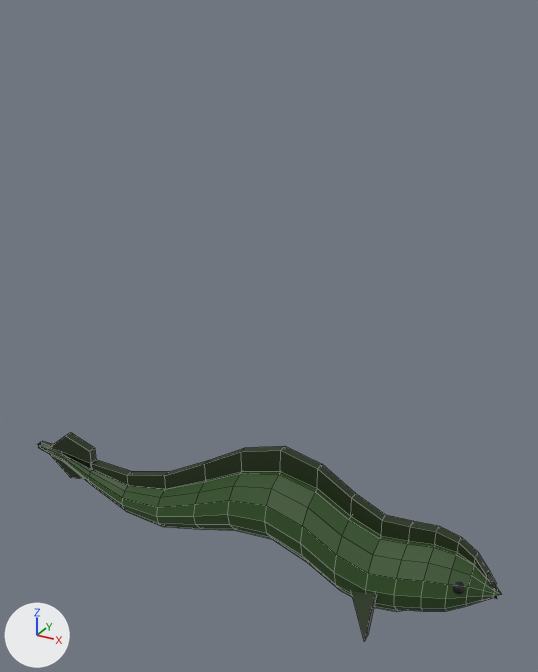
What one commit did to the FBX model exports/roblox_fbx_2026-05-15/Eel_LOD0_roblox.fbx.
Rendered twice from a 50 mm lens placed at (6.98, -6.18, 5.48), pointed at (3.49, 0.16, 2.31). The lights are fixed; the arrows at lower left show +X, +Y and +Z. The older version comes first. Mesh edges are drawn as thin lines on the coarser meshes. Where no turn or scale is listed for an object, it has been applied to the vertices. Vertices at exactly the same position are counted once.

The first picture shows 'Eel_BodyMat_body', 'Eel_FinMat_dorsalFin', 'Eel_FinMat_tailFin' and 3 more.
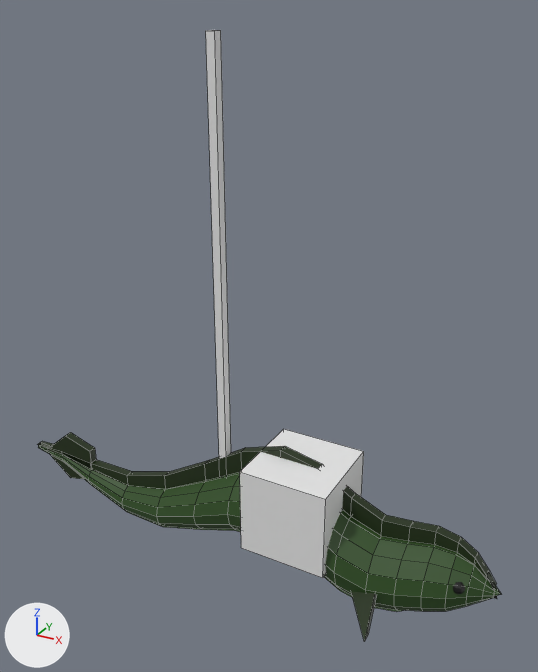
Pixel boxes [x1, y1, x2, y2] of what changed, in the pictures (538 x 672 px):
'1_Stud_Cube', shown: after [240, 429, 364, 578]
'5.3_Stud_Height_Ruler', shown: after [206, 30, 231, 477]

The change, as a diff of the scene's bpy script:
```diff
--- a/exports/roblox_fbx_2026-05-15/Eel_LOD0_roblox.fbx.py
+++ b/exports/roblox_fbx_2026-05-15/Eel_LOD0_roblox.fbx.py
@@ me_1_stud_cube @@
 # used by ob_1_stud_cube; location = (0.0, 0.0, 0.0)
-me_1_stud_cube.from_pydata(...)  # 8 vertices, 6 faces; spans x -1.0..1.0, y -1.0..1.0, z -1.0..1.0
+me_1_stud_cube.from_pydata(...)  # 8 vertices, 6 faces; spans x -0.5..0.5, y -0.5..0.5, z 0.0..1.0
+# me_1_stud_cube part 2: the whole mesh is scaled about its middle by 0.5, then moved by (0.0, 0.0, 0.5)
@@ me_5_3_stud_height_ruler @@
 # used by ob_5_3_stud_height_ruler; location = (0.0, 0.0, 0.0)
-me_5_3_stud_height_ruler.from_pydata(...)  # 8 vertices, 6 faces; spans x -1.0..1.0, y -1.0..1.0, z -1.0..1.0
+me_5_3_stud_height_ruler.from_pydata(...)  # 8 vertices, 6 faces; spans x -0.05..0.05, y -0.05..0.05, z 0.0..5.3
+# me_5_3_stud_height_ruler part 1: the whole mesh is scaled about its middle by (0.05, 0.05, 2.65), then moved by (0.0, 0.0, 2.65)
@@ ob_1_stud_cube @@
 ob_1_stud_cube = bpy.data.objects.new('1_Stud_Cube', me_1_stud_cube)
-ob_1_stud_cube.location = (0.0, 0.0, 0.0)
-ob_1_stud_cube.hide_viewport = True
+ob_1_stud_cube.location = (4.0, 0.0, 0.0)
@@ ob_5_3_stud_height_ruler @@
 ob_5_3_stud_height_ruler = bpy.data.objects.new('5.3_Stud_Height_Ruler', me_5_3_stud_height_ruler)
-ob_5_3_stud_height_ruler.location = (0.0, 0.0, 0.0)
-ob_5_3_stud_height_ruler.hide_viewport = True
+ob_5_3_stud_height_ruler.location = (3.0, 0.0, 0.0)
```
